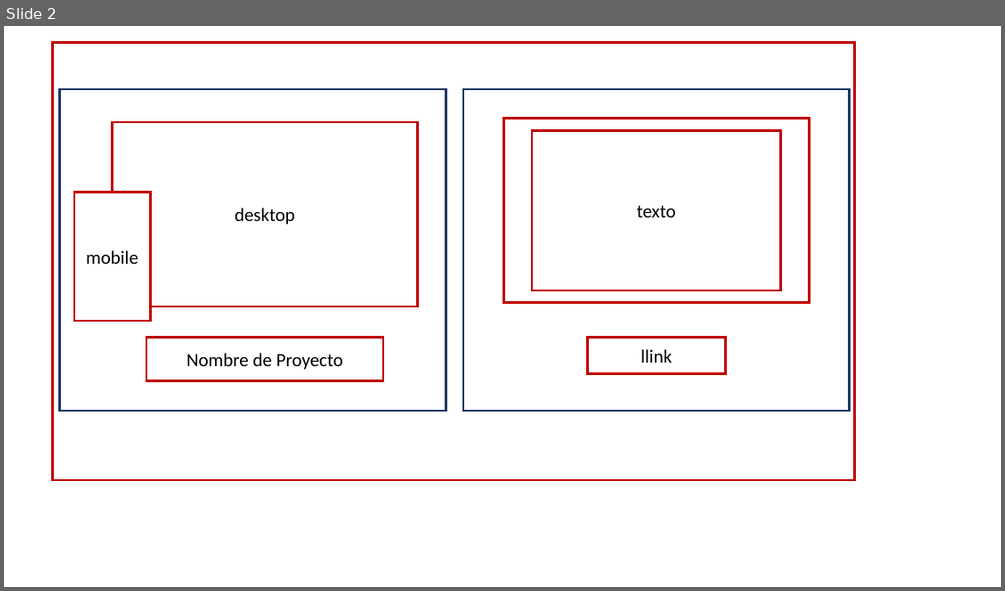
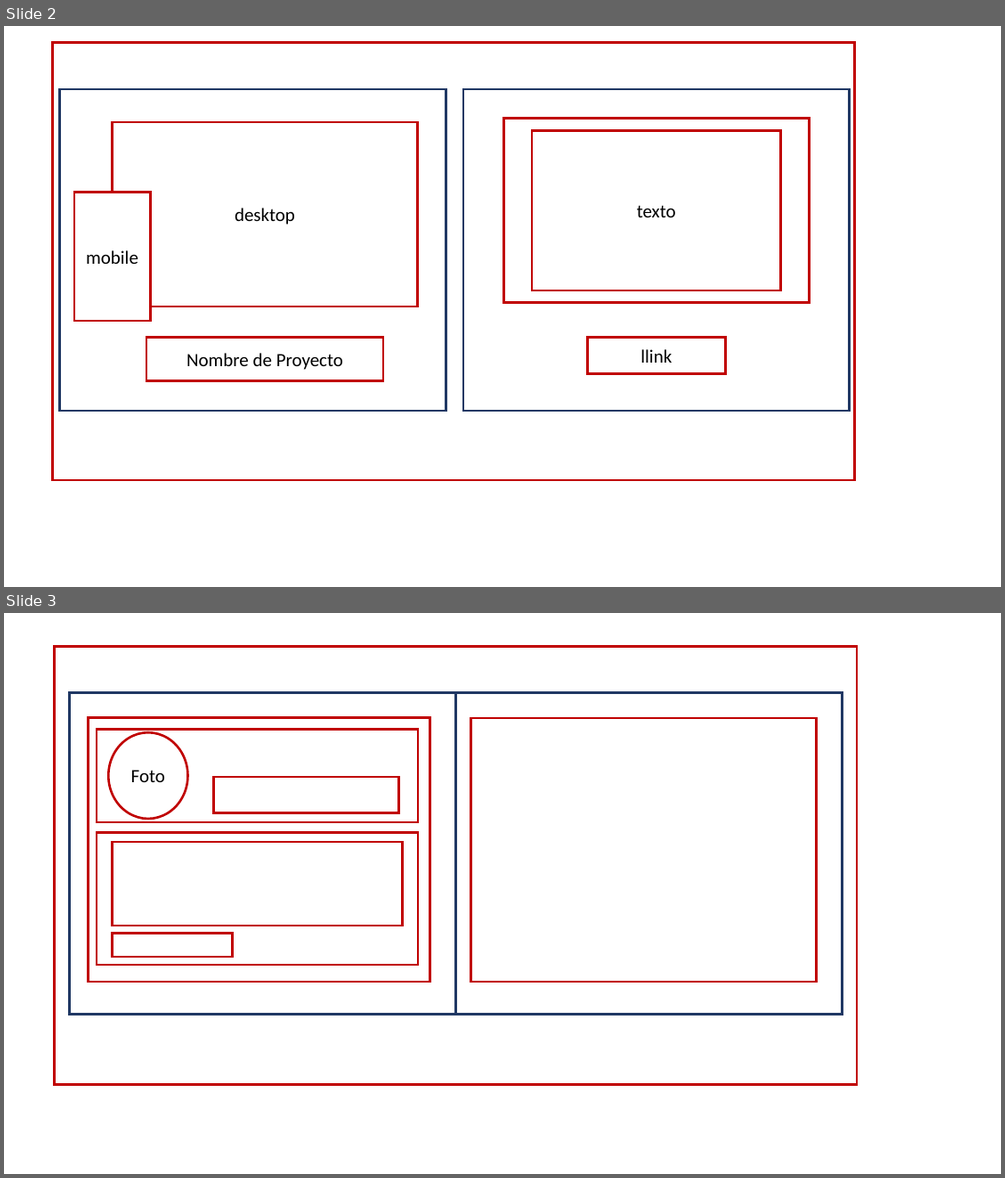
Before and after one commit to marioconti/portfolio-mario-augusto-conti, a slide deck: Maquetado portfolio.pptx. Shown one above the other, each under a label of ours: slide 2 before the commit, slides 2 and 3 after it. The pictures are 1005x591 and 1005x1178 pixels, drawn with LibreOffice and Linux fonts; fonts in the diff are those of the drawing. Boxes give left, top, right and bottom in pixels: in the first picture for what was removed or moved away, otherwise in the second. Text is boxed around its words. In the diff, an @@ line names an element or a change of style, - is before the commit and + after.

```diff
--- a/Maquetado portfolio.pptx
+++ b/Maquetado portfolio.pptx
@@ slide 3 added at (4, 613, 1001, 1174), background #FFFFFF @@
@@ rectangle added at (55, 647, 858, 1084), fill #FFFFFF, outline #C00000 2.25 pt @@
@@ rectangle added at (70, 692, 455, 1013), fill #FFFFFF, outline #203864 2.25 pt @@
@@ rectangle added at (455, 692, 841, 1013), fill #FFFFFF, outline #203864 2.25 pt @@
@@ rectangle added at (89, 718, 430, 981), fill #FFFFFF, outline #C00000 2.25 pt @@
@@ rectangle added at (470, 718, 816, 981), fill #FFFFFF, outline #C00000 2.25 pt @@
@@ rectangle added at (97, 729, 418, 822), fill #FFFFFF, outline #C00000 2.25 pt @@
@@ ellipse added at (109, 732, 188, 819), fill #FFFFFF, outline #C00000 2.25 pt, 18 pt, text #000000 @@
+Foto
@@ rectangle added at (213, 777, 399, 812), fill #FFFFFF, outline #C00000 2.25 pt @@
@@ rectangle added at (97, 832, 418, 965), fill #FFFFFF, outline #C00000 2.25 pt @@
@@ rectangle added at (113, 842, 403, 925), fill #FFFFFF, outline #C00000 2.25 pt @@
@@ rectangle added at (113, 933, 232, 957), fill #FFFFFF, outline #C00000 2.25 pt @@
```
Also in this commit, not shown: 21 other files.
